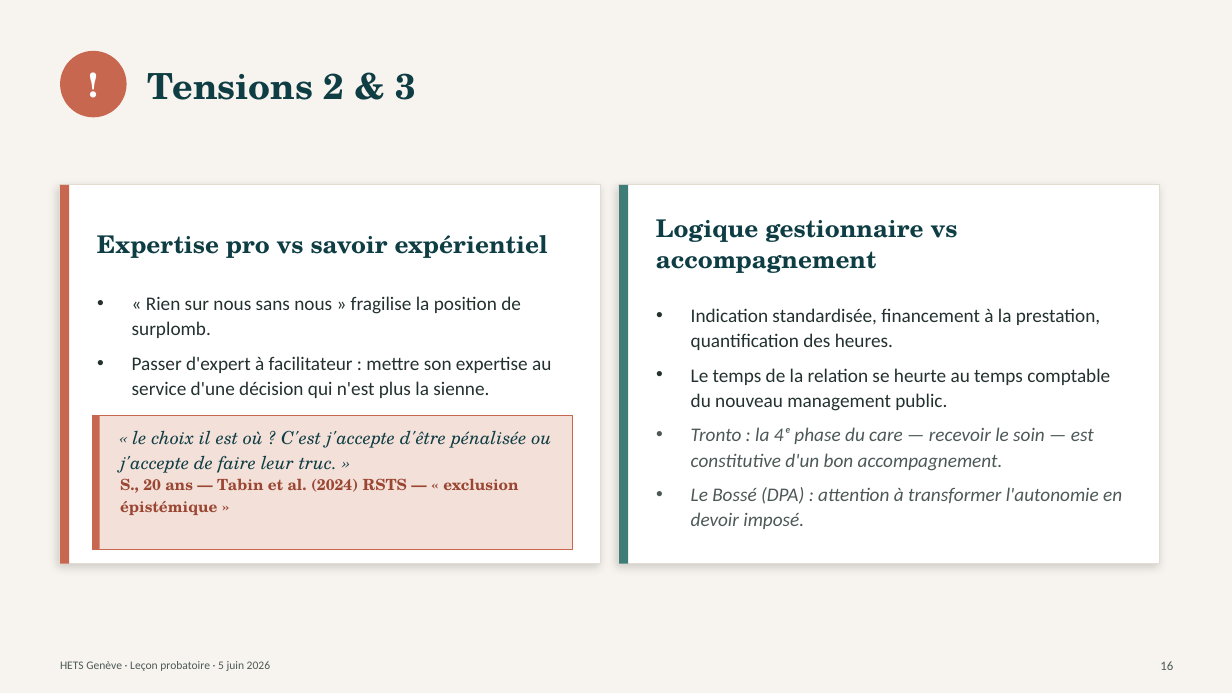
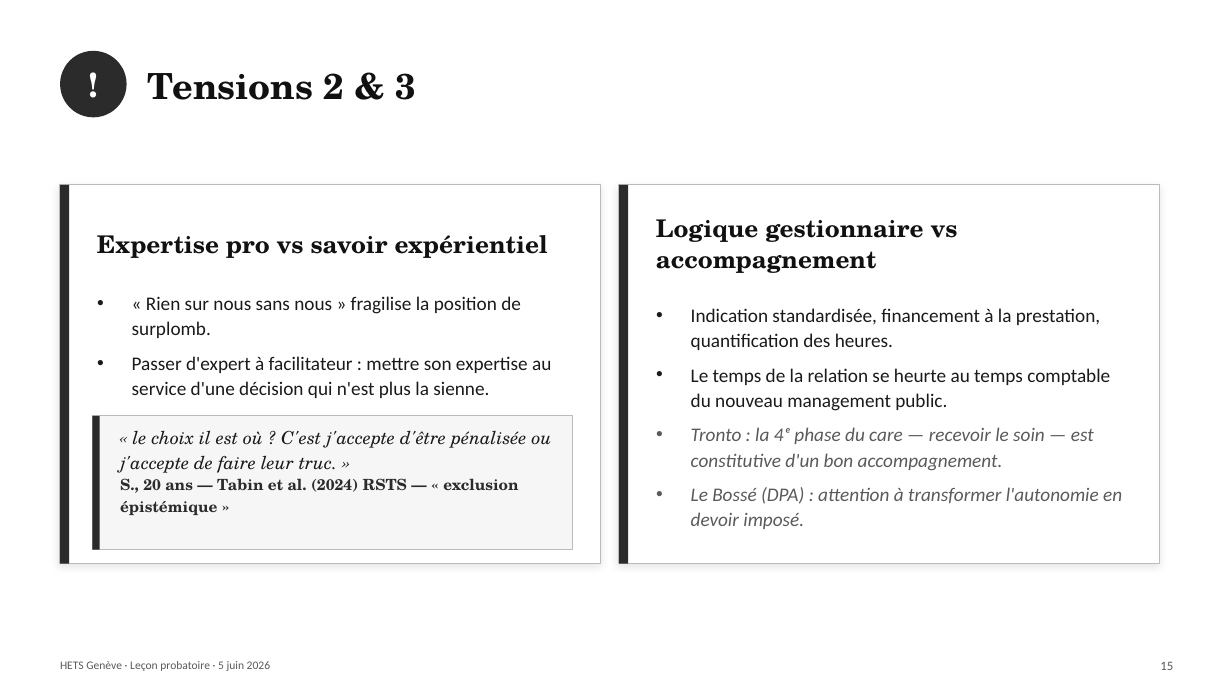
Before and after one commit to pierrebrasseur/cours-handicap-ts, a slide deck: slide 18 of docs/pdfs/Brasseur_lecon_5juin.pptx (slide 17 before the commit). Drawn at 1232x693 pixels with LibreOffice and Linux fonts; fonts in the diff are those of the drawing. Boxes give left, top, right and bottom in pixels: in the first picture for what was removed or moved away, otherwise in the second. Text is boxed around its words. In the diff, an @@ line names an element or a change of style, - is before the commit and + after.

```diff
--- a/docs/pdfs/Brasseur_lecon_5juin.pptx
+++ b/docs/pdfs/Brasseur_lecon_5juin.pptx
@@ background #F7F4EF to #FFFFFF @@
@@ rectangle at [60, 185, 601, 564]: outline #E3DCD2 1 pt to #BBBBBB 1 pt; shadow changed @@
@@ rectangle at [619, 185, 1160, 564]: outline #E3DCD2 1 pt to #BBBBBB 1 pt; shadow changed @@
@@ rectangle at [619, 185, 628, 564]: fill #3E7C78 to #2B2B2B @@
@@ text colour #0F3D44 to #111111 in 3 elements at [148, 73, 416, 100], [97, 235, 548, 258], [656, 219, 958, 273] @@
@@ text "« Rien sur nous sans ..." at [132, 296, 551, 398]: text colour #23312F to #1A1A1A @@
@@ text "Indication standardisée, financement à la ..." at [691, 308, 1122, 529]: text colour #23312F to #1A1A1A in "Indication standardisée, financement à la prestation, quanti ...", "Le temps de la relation se heurte ..."; text colour #4D5957 to #5A5A5A in "Tronto : la 4ᵉ phase du care ...", "Le Bossé (DPA) : attention à transformer ..." @@
@@ fill #C8674F to #2B2B2B in 3 elements at [60, 51, 127, 117], [60, 185, 69, 564], [92, 416, 100, 550] @@
@@ rectangle at [92, 416, 573, 550]: fill #F3E0D9 to #F6F6F6; outline #C8674F 1 pt to #BBBBBB 1 pt @@
@@ text "« le choix il est ..." at [120, 430, 552, 515]: text colour #0F3D44 to #1A1A1A in "« le choix il est où ? ..."; text colour #9A4632 to #2B2B2B in "S., 20 ans — Tabin et al. ..." @@
@@ text "HETS Genève · Leçon probatoire ..." at [60, 661, 270, 671]: text colour #4D5957 to #5A5A5A @@
@@ text at [1160, 662, 1173, 670]: text changed; text colour #4D5957 to #5A5A5A @@
-16
+15
```
Also in this commit, not shown: 22 other slides changed.
